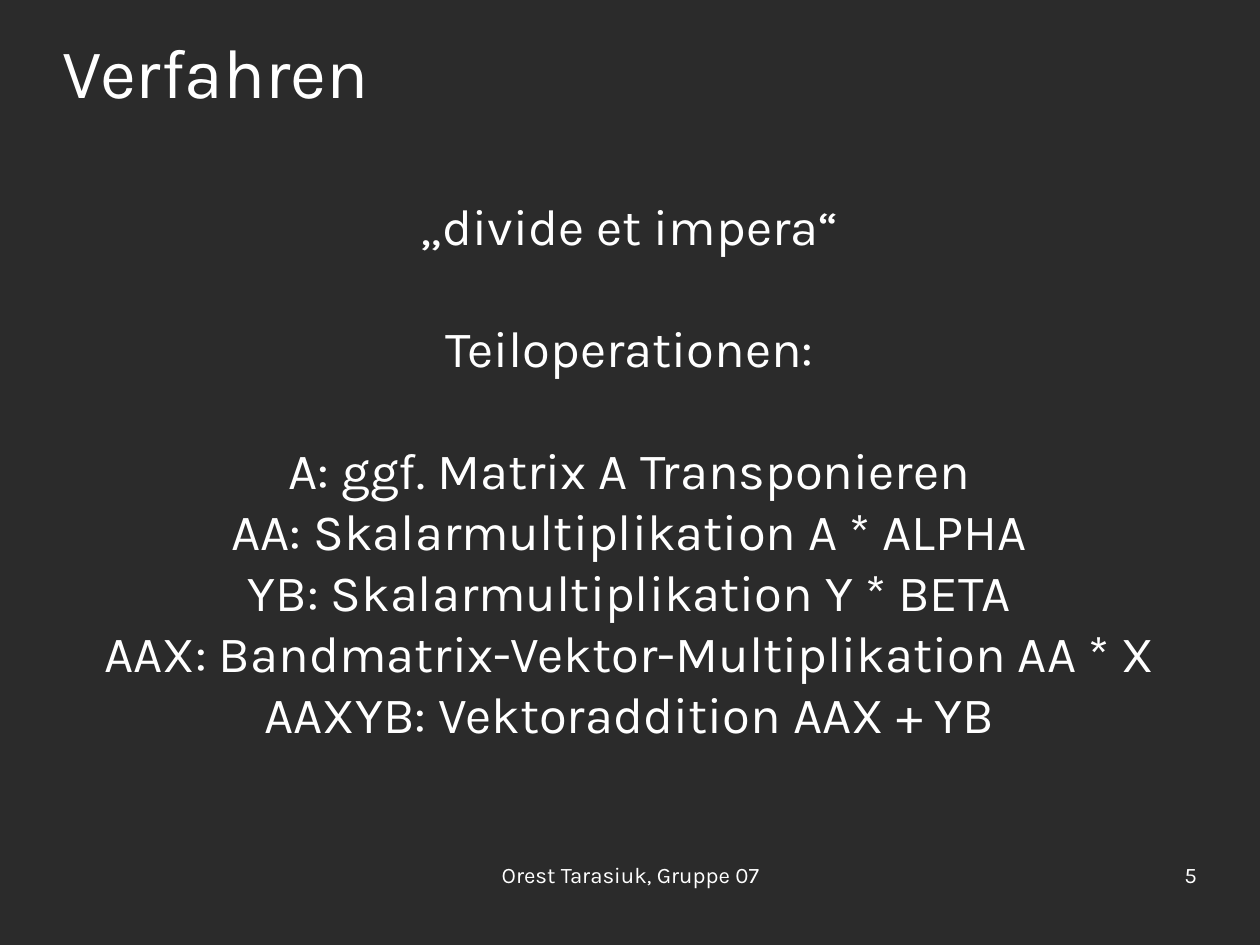
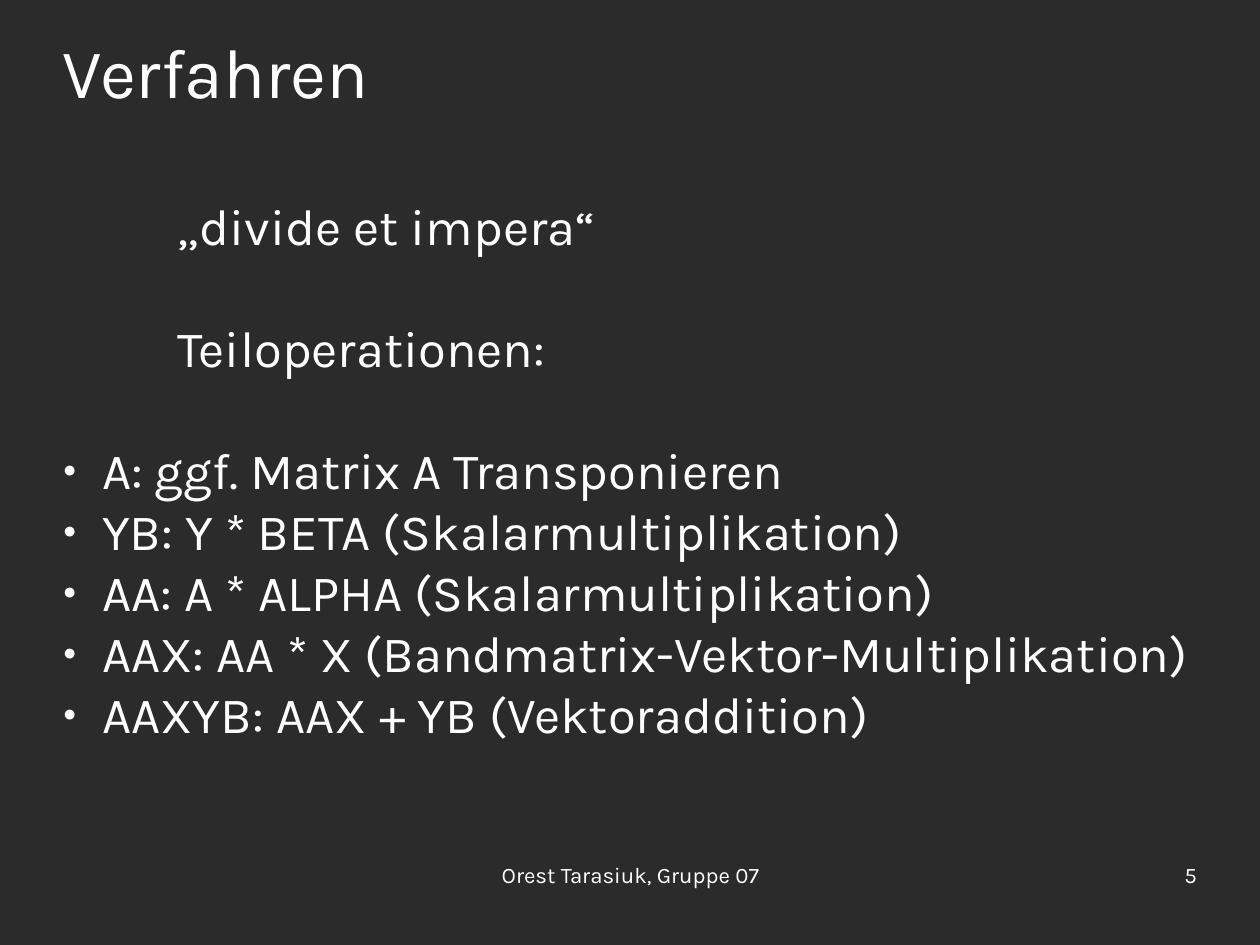
Before and after one commit to OrestTa/etip, a slide deck: slide 5 of Projekt2/Vortrag/vortrag2.odp. Drawn at 1260x945 pixels with LibreOffice and Linux fonts; fonts in the diff are those of the drawing; background and template pictures are left out; a plain dark background stands for a picture behind light text. Boxes give left, top, right and bottom in pixels: in the first picture for what was removed or moved away, otherwise in the second. Text is boxed around its words. In the diff, an @@ line names an element or a change of style, - is before the commit and + after.

```diff
--- a/Projekt2/Vortrag/vortrag2.odp
+++ b/Projekt2/Vortrag/vortrag2.odp
@@ subtitle at [102, 210, 784, 501]: alignment centre to left; bullet none to ● @@
@@ subtitle at [102, 513, 1188, 739]: text changed @@
-AA: Skalarmultiplikation A * ALPHA
-YB: Skalarmultiplikation Y * BETA
-AAX: Bandmatrix-Vektor-Multiplikation AA * X
-AAXYB: Vektoraddition AAX + YB
+● YB: Y * BETA (Skalarmultiplikation)
+● AA: A * ALPHA (Skalarmultiplikation)
+● AAX: AA * X (Bandmatrix-Vektor-Multiplikation)
+● AAXYB: AAX + YB (Vektoraddition)
```
Also in this commit, not shown: 5 other slides changed, 2 slides added.
